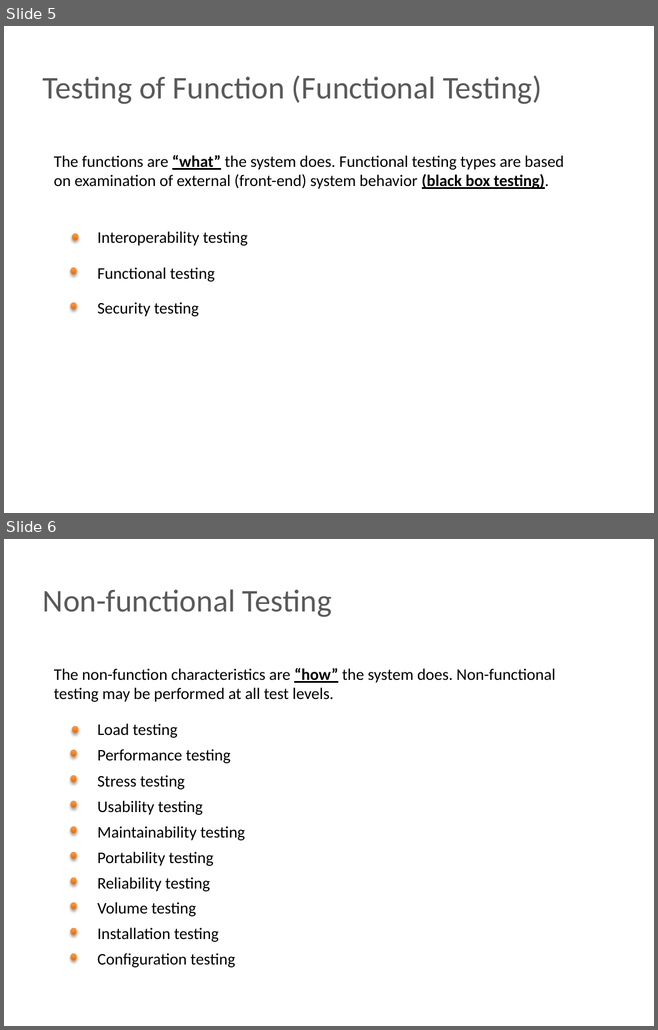
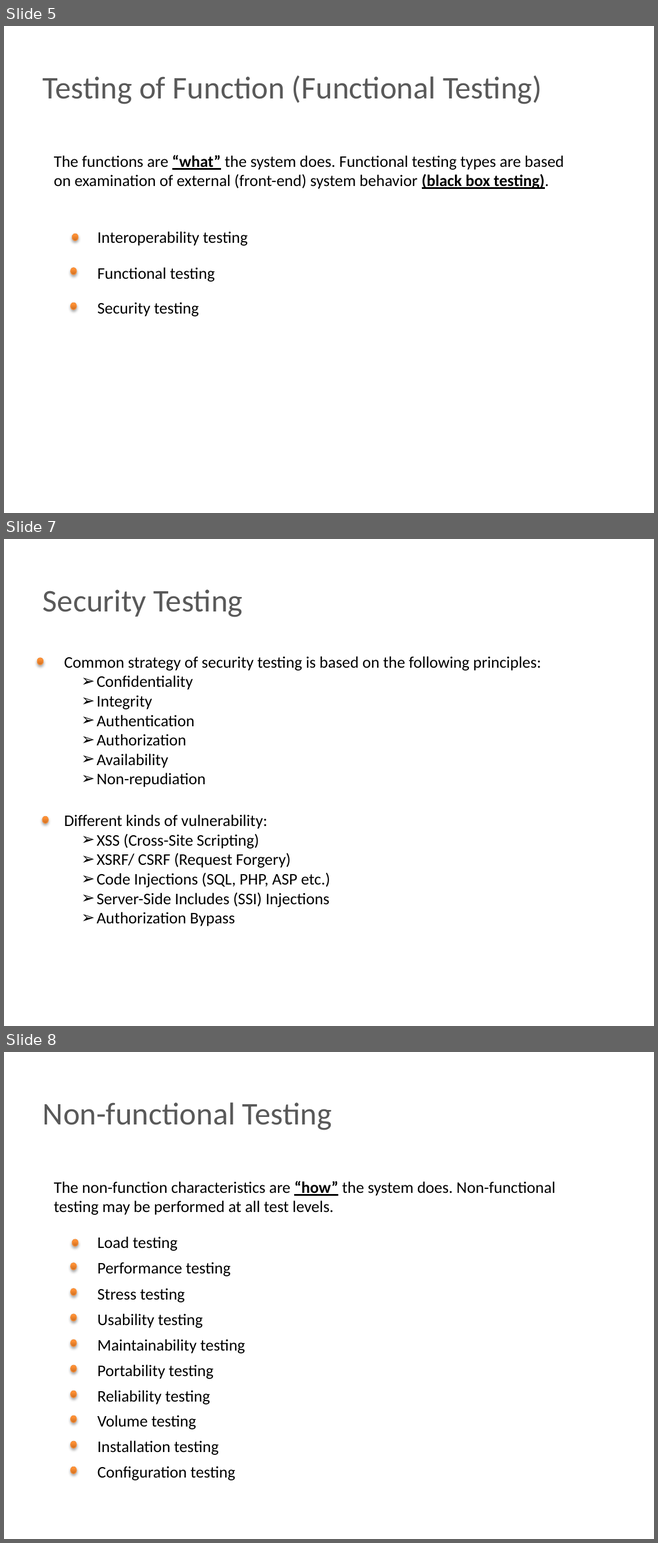
Before and after one commit to BigRacer/swtesting, a slide deck: inna/Занятие3/Занятие 3.pptx. Shown one above the other, each under a label of ours: slides 5 and 6 before the commit, slides 5, 7 and 8 after it; the slides between them are not shown. The pictures are 658x1030 and 658x1543 pixels, drawn with LibreOffice and Linux fonts; fonts in the diff are those of the drawing; background and template pictures are left out. Boxes give left, top, right and bottom in pixels: in the first picture for what was removed or moved away, otherwise in the second. Text is boxed around its words. In the diff, an @@ line names an element or a change of style, - is before the commit and + after.

```diff
--- a/inna/Занятие3/Занятие 3.pptx
+++ b/inna/Занятие3/Занятие 3.pptx
@@ slide 7 added at (x1=4, y1=539, x2=654, y2=1026), background picture (left out) @@
@@ text added at (x1=43, y1=589, x2=242, y2=617), 35 pt, text #595959 @@
+Security Testing
@@ ellipse added at (x1=37, y1=658, x2=43, y2=665), fill gradient #CC6E20 to #FF9034 to #FF9136, outline #F69240 0.75 pt @@
@@ text added at (x1=64, y1=656, x2=540, y2=787), 18 pt, text #000000 @@
+Common strategy of security testing is based on the following principles:
+  ➢ Confidentiality
+  ➢ Integrity
+  ➢ Authentication
+  ➢ Authorization
+  ➢ Availability
+  ➢ Non-repudiation
@@ ellipse added at (x1=42, y1=816, x2=48, y2=824), fill gradient #CC6E20 to #FF9034 to #FF9136, outline #F69240 0.75 pt @@
@@ text added at (x1=64, y1=815, x2=330, y2=926), 18 pt, text #000000 @@
+Different kinds of vulnerability:
+  ➢ XSS (Cross-Site Scripting)
+  ➢ XSRF/ CSRF (Request Forgery)
+  ➢ Code Injections (SQL, PHP, ASP etc.)
+  ➢ Server-Side Includes (SSI) Injections
+  ➢ Authorization Bypass
@@ what was slide 6 is now slide 8 @@
```
Also in this commit, not shown: 1 other slide added.
